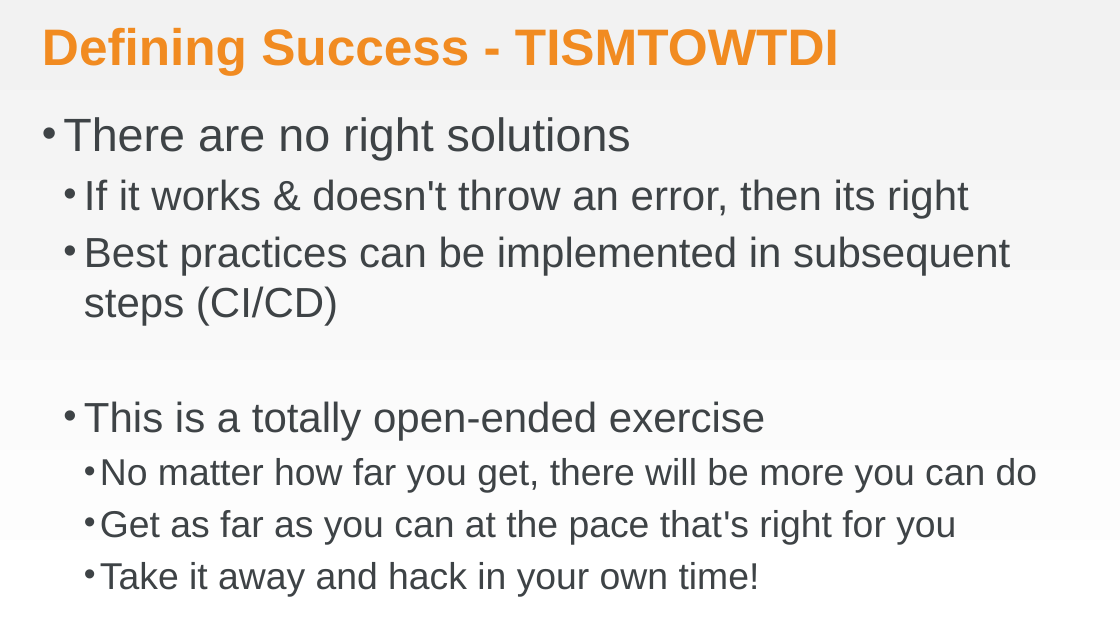
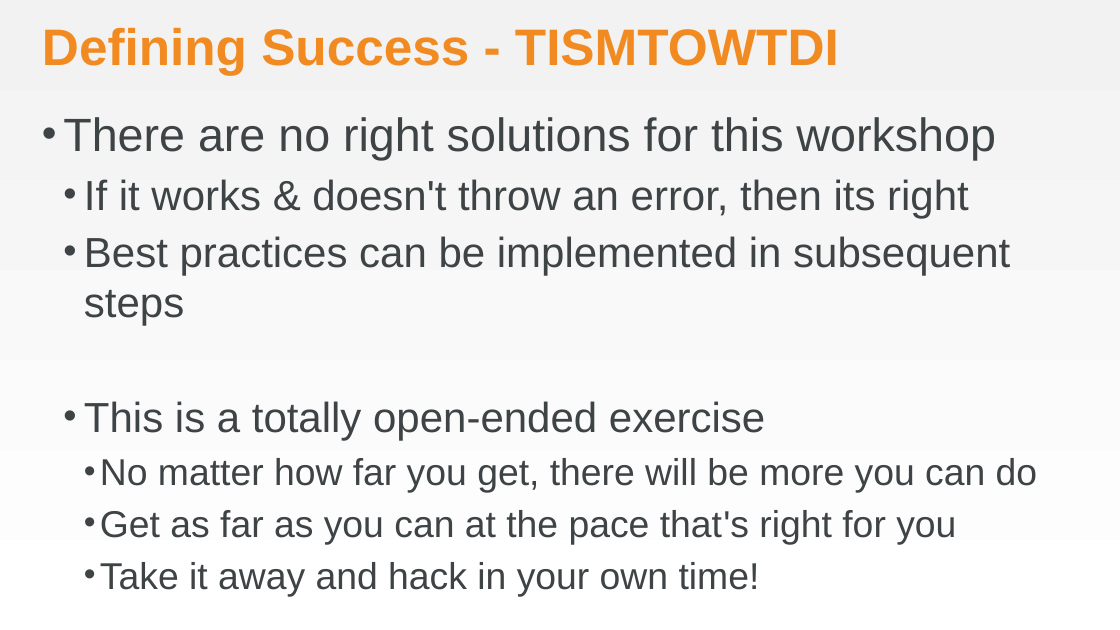
Before and after one commit to chef-training/workshops, a slide deck: slide 5 of Awesome_Appliance_Repair/AwesomeApplicanceRepair.pptx. Drawn at 1120x630 pixels with LibreOffice and Linux fonts; fonts in the diff are those of the drawing; background and template pictures are left out. Boxes give left, top, right and bottom in pixels: in the first picture for what was removed or moved away, otherwise in the second. Text is boxed around its words. In the diff, an @@ line names an element or a change of style, - is before the commit and + after.

```diff
--- a/Awesome_Appliance_Repair/AwesomeApplicanceRepair.pptx
+++ b/Awesome_Appliance_Repair/AwesomeApplicanceRepair.pptx
@@ text at box(63, 117, 996, 160): text changed @@
-• There are no right solutions
+• There are no right solutions for this workshop
@@ text at box(84, 236, 1010, 326): text changed @@
-  • Best practices can be implemented in subsequent steps (CI/CD)
+  • Best practices can be implemented in subsequent steps
```
Also in this commit, not shown: 2 other slides changed, 3 slides removed, 1 other file.
